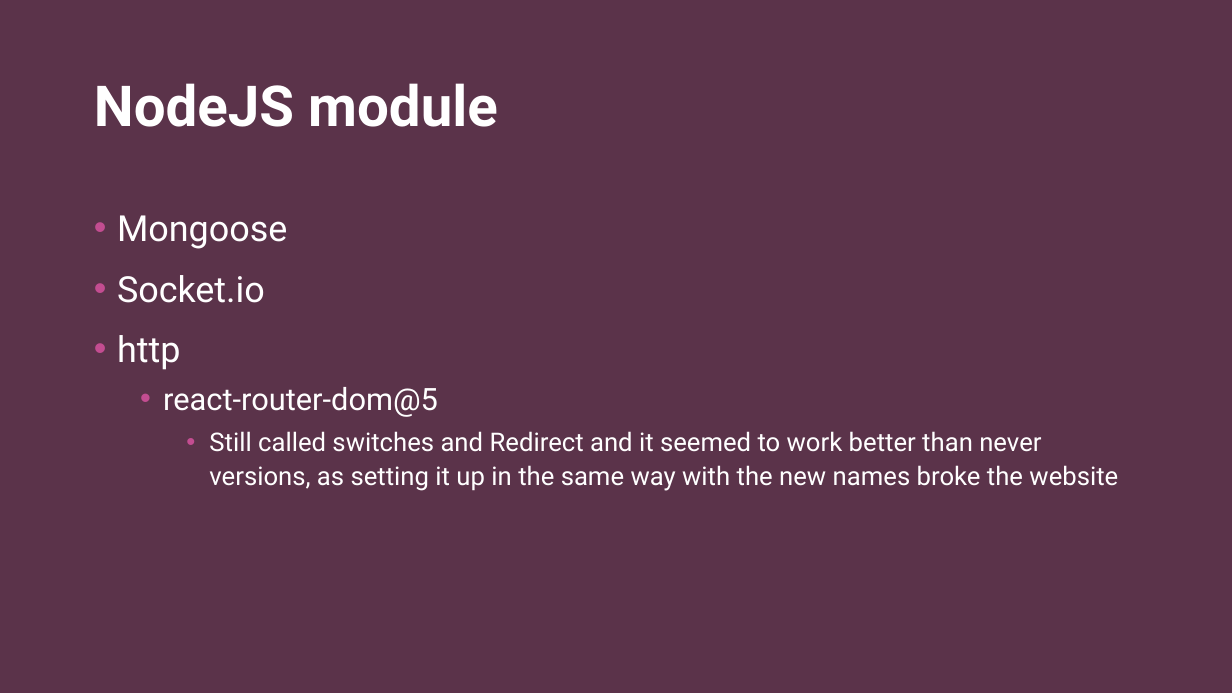
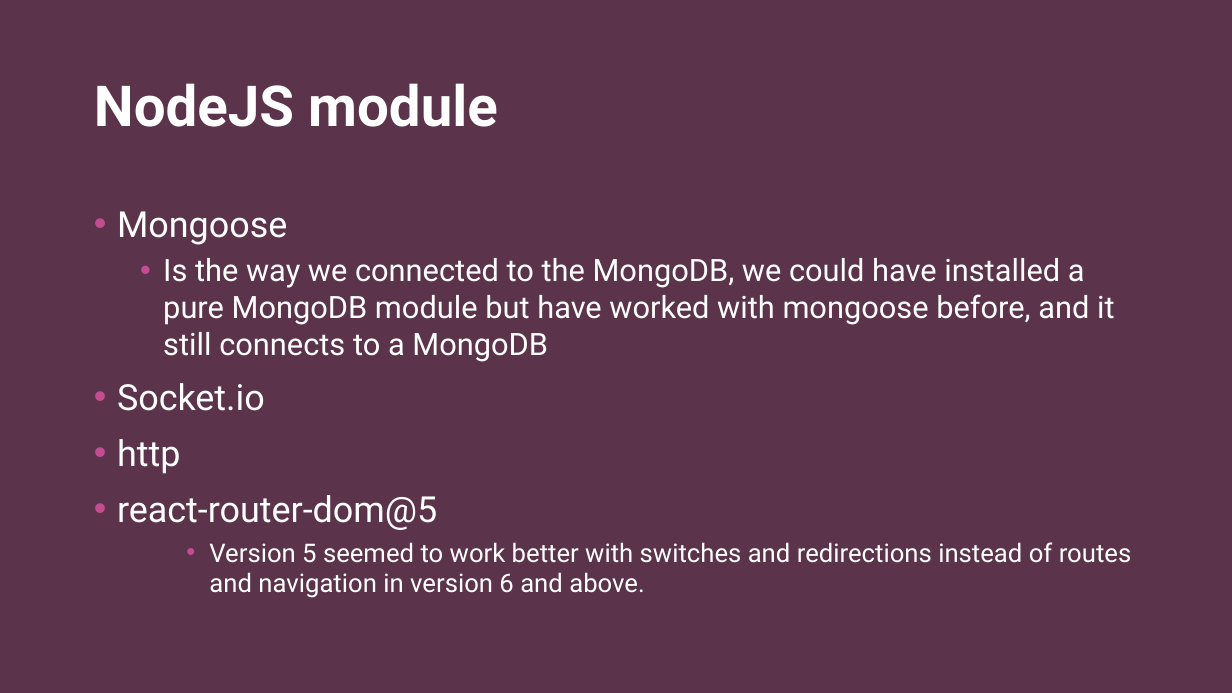
Before and after one commit to Wuggie88/webHenrik, a slide deck: slide 3 of Realtime web applications.pptx. Drawn at 1232x693 pixels with LibreOffice and Linux fonts; fonts in the diff are those of the drawing; background and template pictures are left out. Boxes give left, top, right and bottom in pixels: in the first picture for what was removed or moved away, otherwise in the second. Text is boxed around its words. In the diff, an @@ line names an element or a change of style, - is before the commit and + after.

Commit message:
lidt mere lort på pptx

```diff
--- a/Realtime web applications.pptx
+++ b/Realtime web applications.pptx
@@ text at (117,211,437,530): size 24 to 28 pt in "react-router-dom@5"; line spacing 1.1 to 1; list level 2 to 1 in "react-router-dom@5" @@
@@ text at (163,258,1115,362): paragraph added @@
+  • Is the way we connected to the MongoDB, we could have installed a pure MongoDB module but have worked with mongoose before, and it still connects to a MongoDB
@@ text at (209,542,1132,598): text changed @@
-    • Still called switches and Redirect and it seemed to work better than never versions, as setting it up in the same way with the new names broke the website
+    • Version 5 seemed to work better with switches and redirections instead of routes and navigation in version 6 and above.
```
